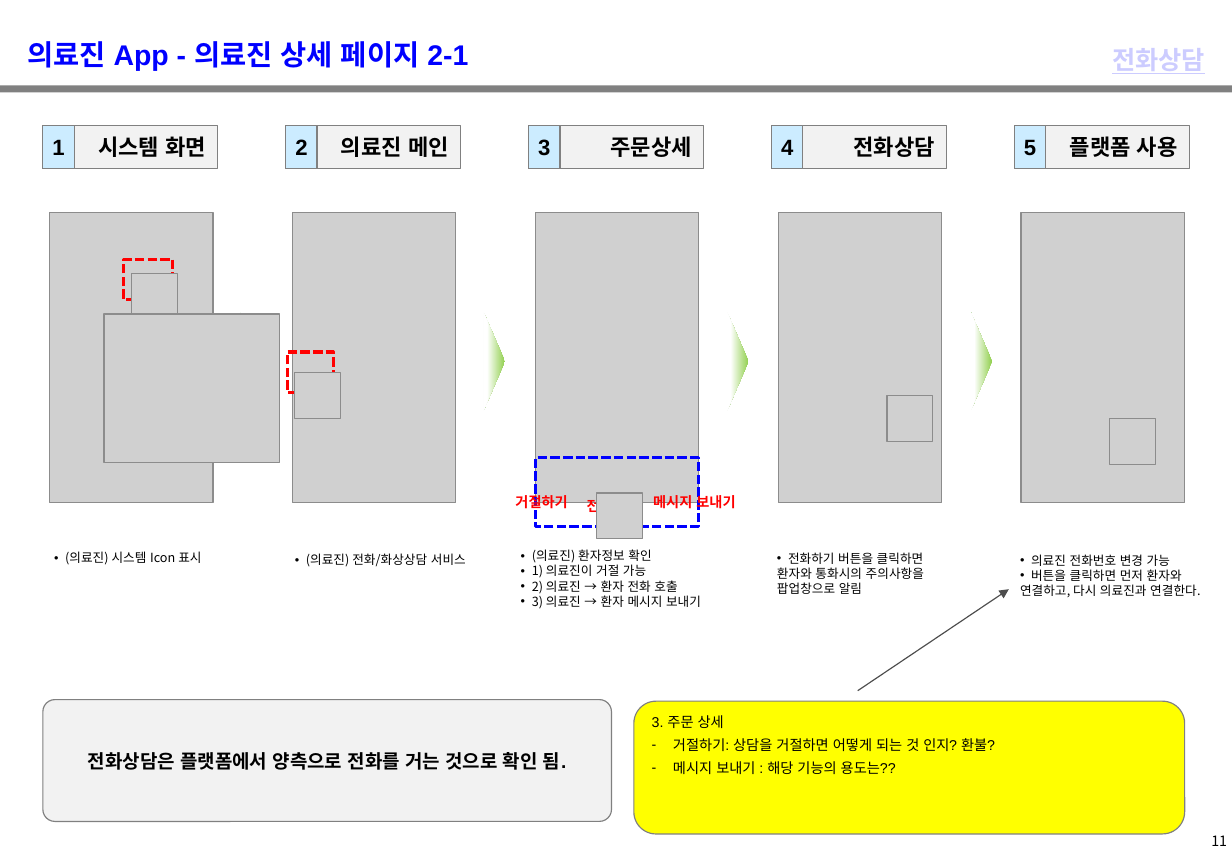
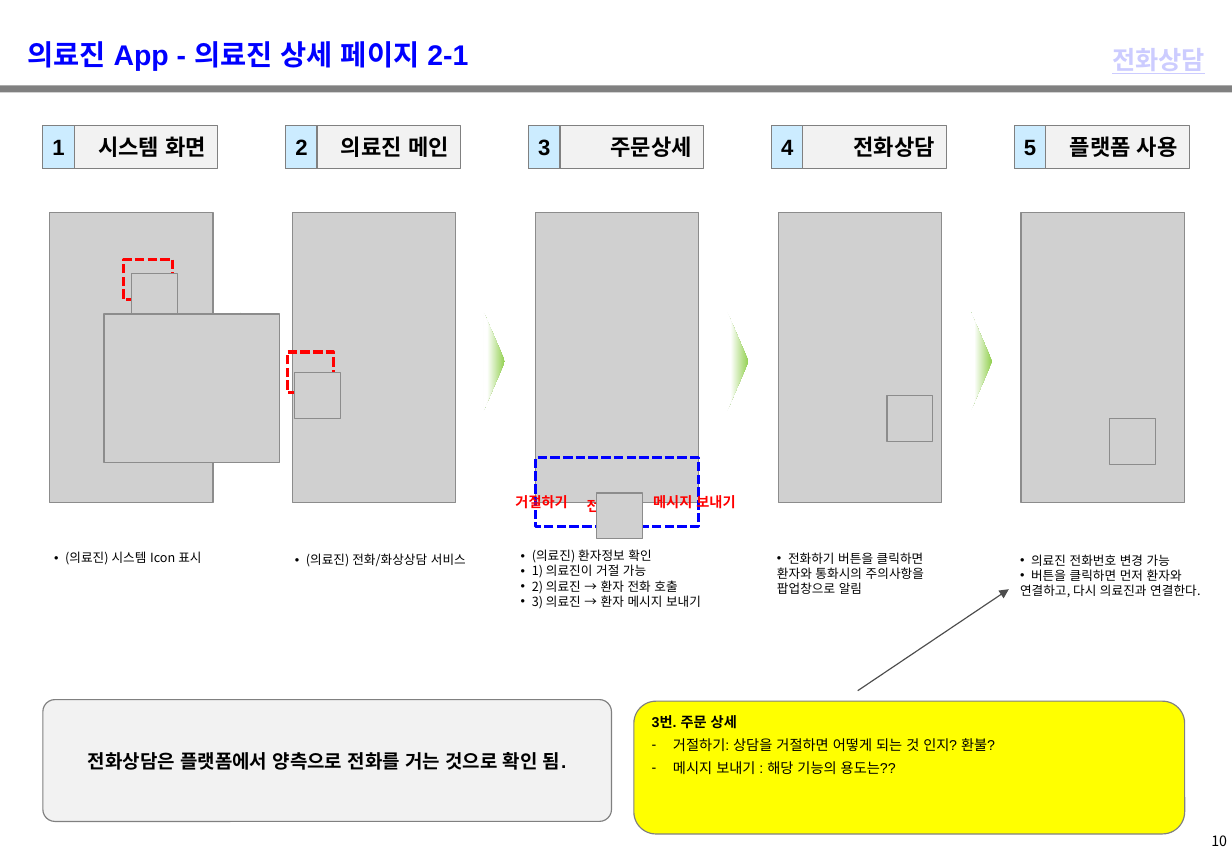
Before and after one commit to windsoccer/H160, a slide deck: slide 11 of 01 기획/03. 상담 서비스 Flow_健康160_상담 서비스 Flow_2019029.pptx (slide 12 before the commit). Drawn at 1232x853 pixels with LibreOffice and Linux fonts; fonts in the diff are those of the drawing; grey boxes stand for pictures; background and template pictures are left out. Boxes give left, top, right and bottom in pixels: in the first picture for what was removed or moved away, otherwise in the second. Text is boxed around its words. In the diff, an @@ line names an element or a change of style, - is before the commit and + after.

```diff
--- a/01 기획/03. 상담 서비스 Flow_健康160_상담 서비스 Flow_2019029.pptx
+++ b/01 기획/03. 상담 서비스 Flow_健康160_상담 서비스 Flow_2019029.pptx
@@ text in rounded rectangle at (652,715,737,729): text changed; bold on @@
-3. 주문 상세
+3번. 주문 상세
@@ page number at (1211,835,1227,846): text changed @@
-11
+10
```
Also in this commit, not shown: 14 other slides changed, 1 slide removed.
